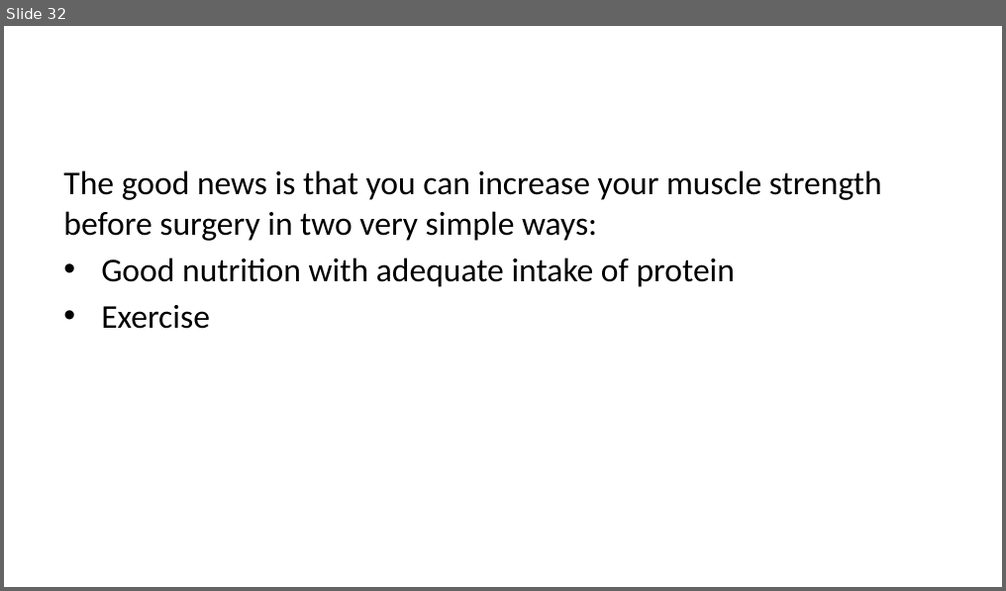
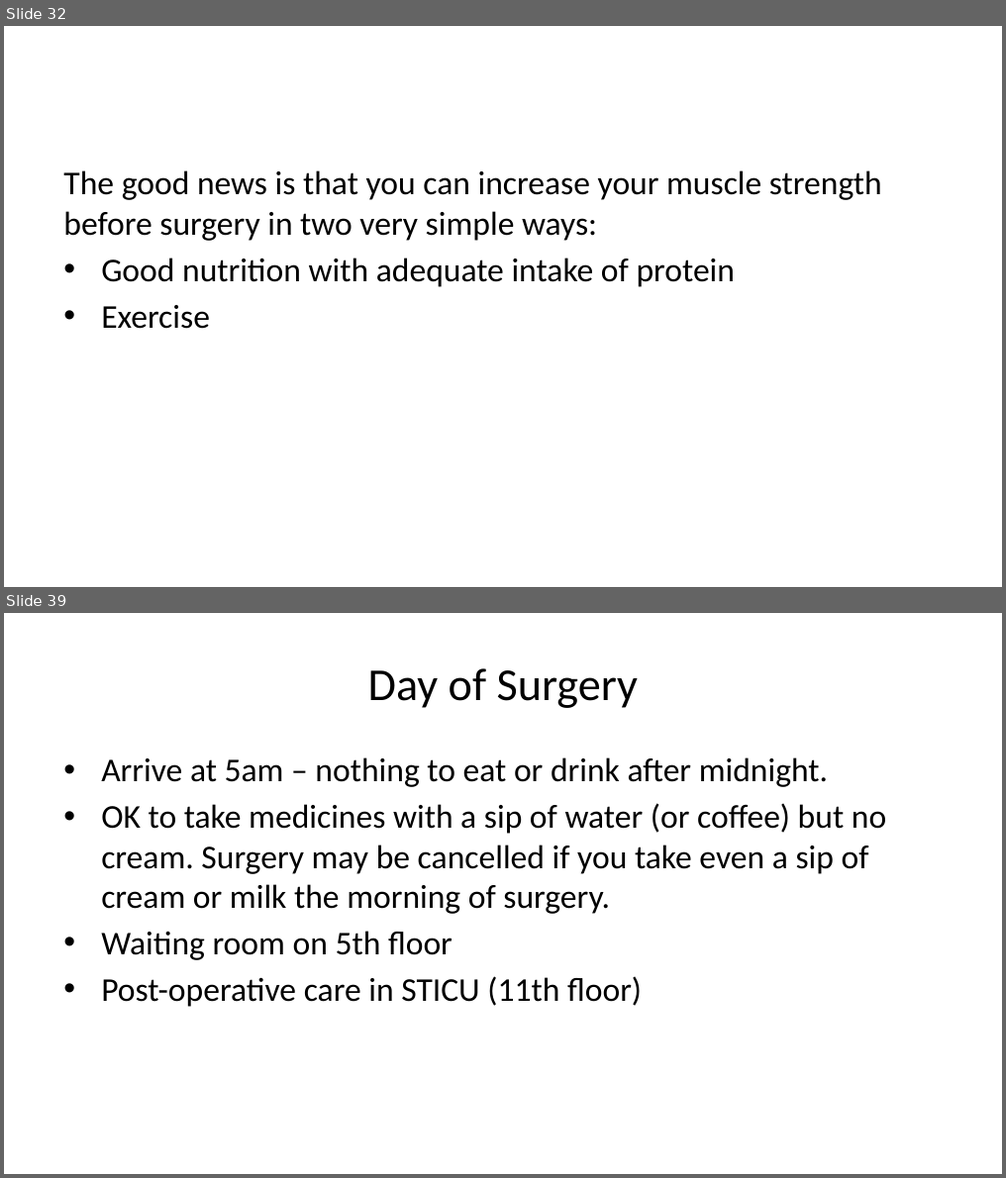
Before and after one commit to jcsalo/patient_education, a slide deck: lci_surgery.pptx. Shown one above the other, each under a label of ours: slide 32 before the commit, slides 32 and 39 after it; the slides between them are not shown. The pictures are 1006x591 and 1006x1178 pixels, drawn with LibreOffice and Linux fonts; fonts in the diff are those of the drawing. Boxes give left, top, right and bottom in pixels: in the first picture for what was removed or moved away, otherwise in the second. Text is boxed around its words. In the diff, an @@ line names an element or a change of style, - is before the commit and + after.

```diff
--- a/lci_surgery.pptx
+++ b/lci_surgery.pptx
@@ slide 39 added at [4,613,1002,1174], background #FFFFFF @@
@@ title added at [368,668,638,708], 33 pt, text #000000 @@
+Day of Surgery
@@ text added at [101,758,886,1007], 24 pt, text #000000 @@
+• Arrive at 5am – nothing to eat or drink after midnight.
+• OK to take medicines with a sip of water (or coffee) but no cream. Surgery may be cancelled if you take even a sip of cream or milk the morning of surgery.
+• Waiting room on 5th floor
+• Post-operative care in STICU (11th floor)
```
Also in this commit, not shown: 1 slide changed, 9 other slides added, 3 slides removed, 34 other files.
